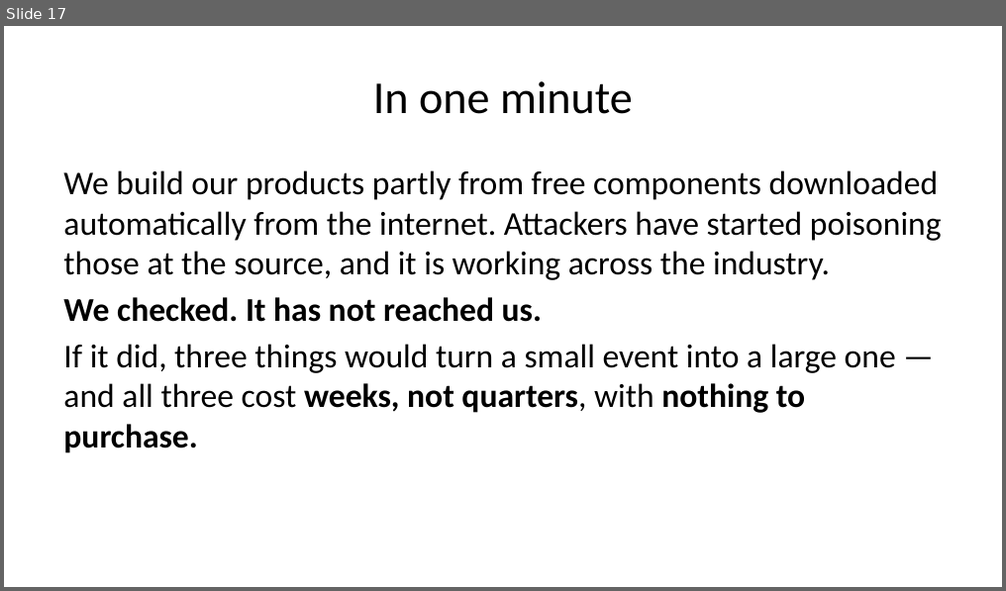
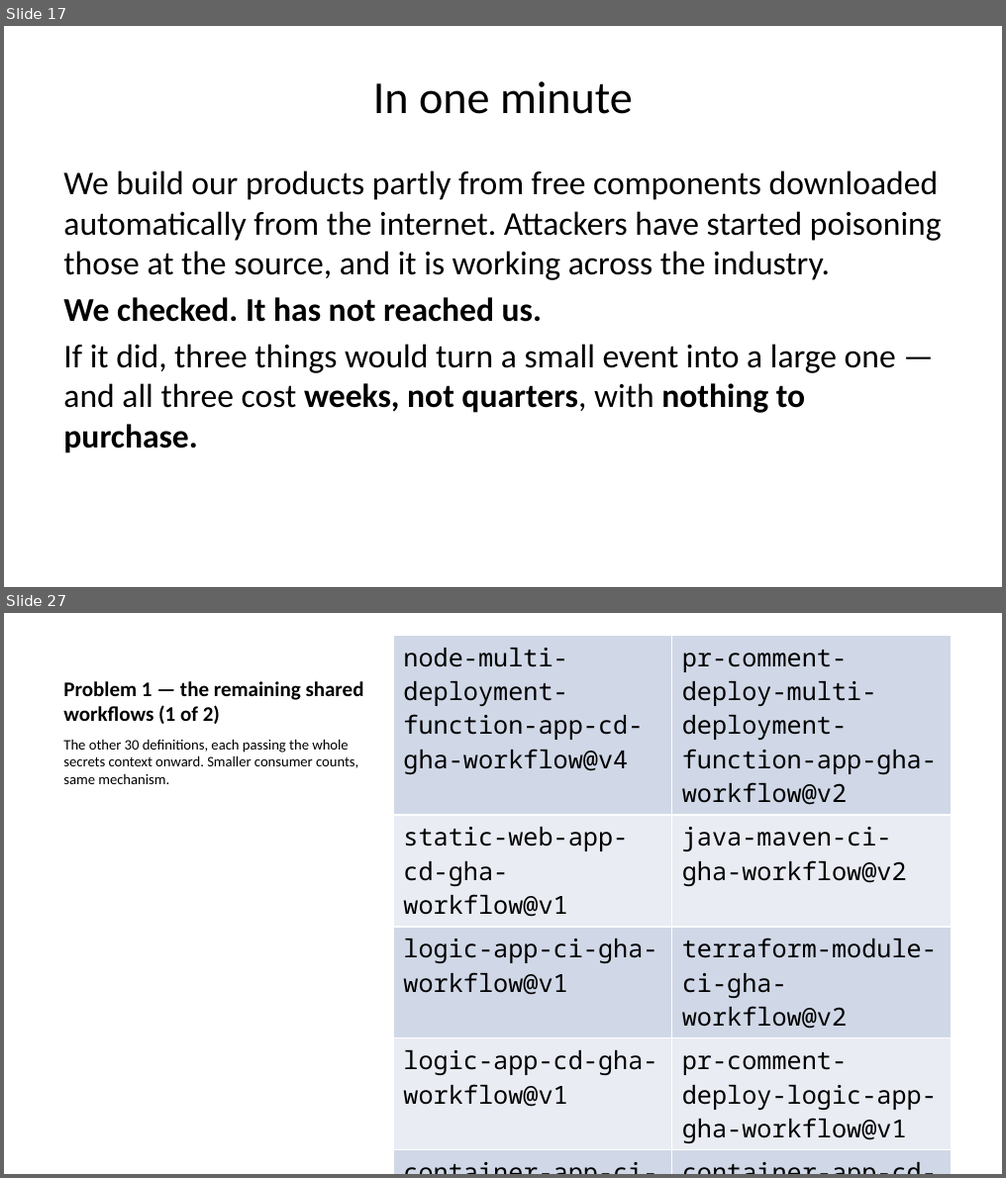
Before and after one commit to sealmindset/auditgithub, a slide deck: docs/playbooks/npm-supply-chain-exposure-slides.pptx. Shown one above the other, each under a label of ours: slide 17 before the commit, slides 17 and 27 after it; the slides between them are not shown. The pictures are 1006x591 and 1006x1178 pixels, drawn with LibreOffice and Linux fonts; fonts in the diff are those of the drawing. Boxes give left, top, right and bottom in pixels: in the first picture for what was removed or moved away, otherwise in the second. Text is boxed around its words. In the diff, an @@ line names an element or a change of style, - is before the commit and + after.

```diff
--- a/docs/playbooks/npm-supply-chain-exposure-slides.pptx
+++ b/docs/playbooks/npm-supply-chain-exposure-slides.pptx
@@ slide 27 added at <box>4,613,1002,1174</box>, background #FFFFFF @@
@@ table added at <box>393,635,950,1148</box>, 8 rows, 2 columns @@
+node-multi-deployment-function-app-cd-gha-workflow@v4 | pr-comment-deploy-multi-deployment-function-app-gha-workflow@v2
+static-web-app-cd-gha-workflow@v1 | java-maven-ci-gha-workflow@v2
+logic-app-ci-gha-workflow@v1 | terraform-module-ci-gha-workflow@v2
+logic-app-cd-gha-workflow@v1 | pr-comment-deploy-logic-app-gha-workflow@v1
+container-app-ci-gha-workflow@v1 | container-app-cd-gha-workflow@v1
+terraform-delete-gha-workflow@v1 | terraform-import-gha-workflow@v1
+terraform-rename-gha-workflow@v1 | terraform-unlock-gha-workflow@v1
+xslt-mapping-cd-gha-workflow@v1 | xslt-mapping-ci-gha-workflow@v1
@@ title added at <box>63,681,364,724</box>, 15 pt, text #000000, bold @@
+Problem 1 — the remaining shared workflows (1 of 2)
@@ text added at <box>63,739,358,784</box>, 10.5 pt, text #000000 @@
+The other 30 definitions, each passing the whole secrets context onward. Smaller consumer counts, same mechanism.
```
Also in this commit, not shown: 2 slides changed, 23 other slides added, 11 other files.
